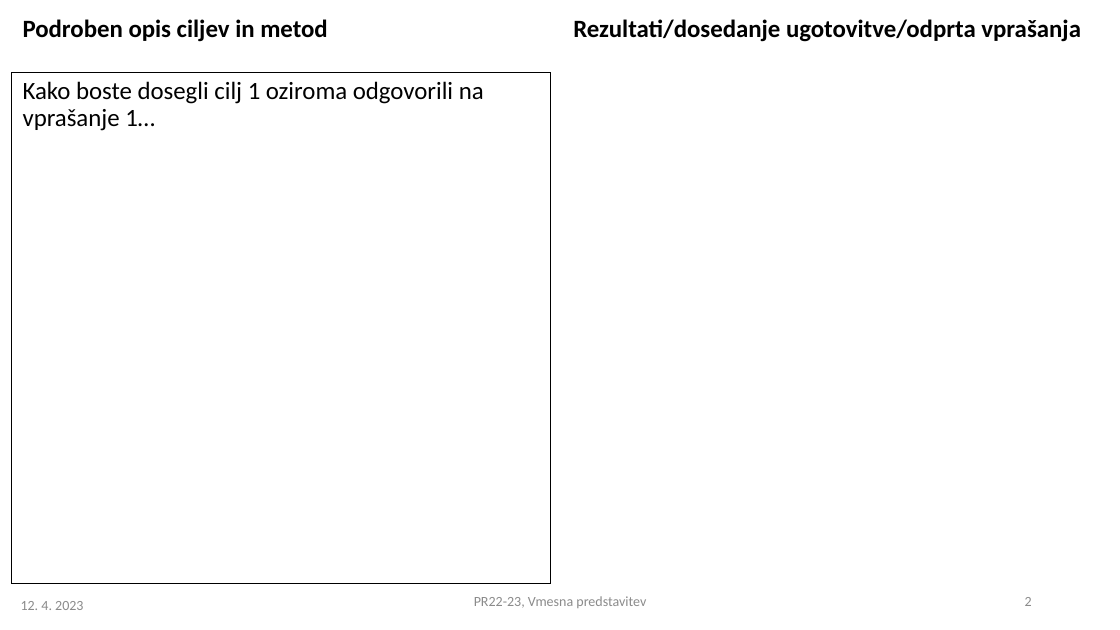
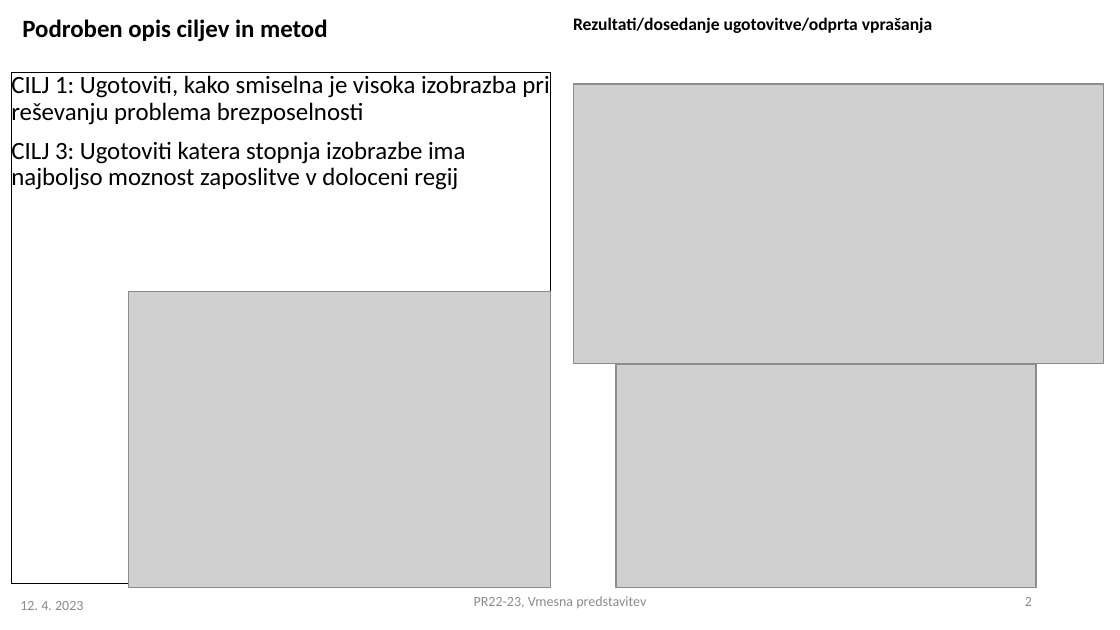
Before and after one commit to tomi-trost/PR22-MJ-KB-MB-GI-TT, a slide deck: slide 2 of PR2022-23_vmesna_4.pptx. Drawn at 1120x630 pixels with LibreOffice and Linux fonts; fonts in the diff are those of the drawing; grey boxes stand for pictures. Boxes give left, top, right and bottom in pixels: in the first picture for what was removed or moved away, otherwise in the second. Text is boxed around its words. In the diff, an @@ line names an element or a change of style, - is before the commit and + after.

Commit message:
vmesna predstavitev

```diff
--- a/PR2022-23_vmesna_4.pptx
+++ b/PR2022-23_vmesna_4.pptx
@@ text "Rezultati/dosedanje ugotovitve/odprta vprašanja" at (573, 17, 932, 33): size 16 to 11.4 pt @@
@@ text at (11, 73, 549, 191): text changed @@
-Kako boste dosegli cilj 1 oziroma odgovorili na vprašanje 1…
+CILJ 1: Ugotoviti, kako smiselna je visoka izobrazba pri reševanju problema brezposelnosti
+CILJ 3: Ugotoviti katera stopnja izobrazbe ima najboljso moznost zaposlitve v doloceni regij
@@ text "CILJ 1: Ugotoviti, kako smiselna ..." at (11, 72, 551, 584): outline #000000 0.75 pt to #000000 0 pt @@
@@ picture added at (573, 84, 1103, 364) @@
@@ picture added at (128, 292, 550, 588) @@
@@ picture added at (616, 364, 1036, 588) @@
@@ text colour #8C8C8C to #8B8B8B in 3 elements at (1025, 597, 1032, 606), (20, 601, 83, 610), (474, 596, 646, 608) @@
```
Also in this commit, not shown: 2 other slides changed, 2 other files.
